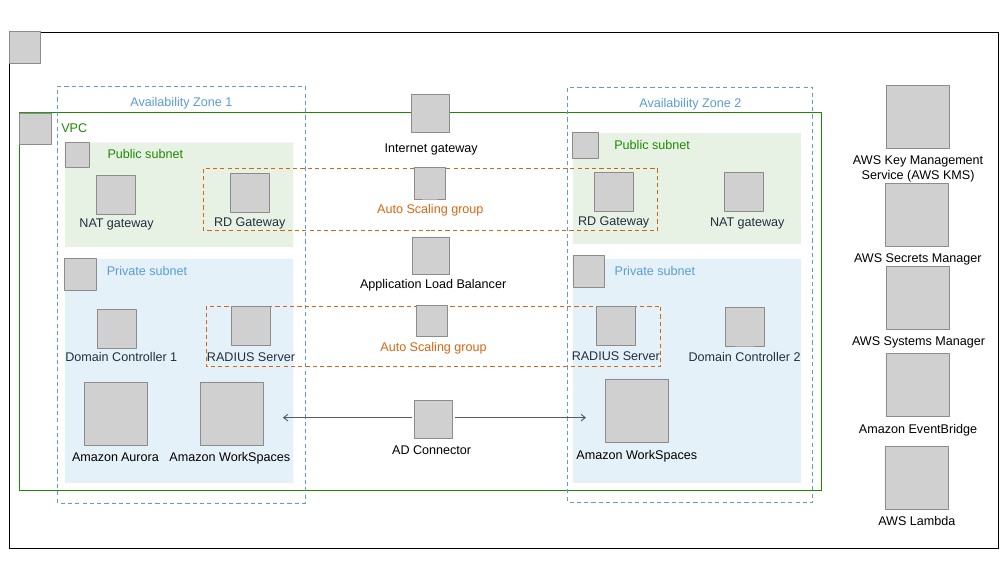
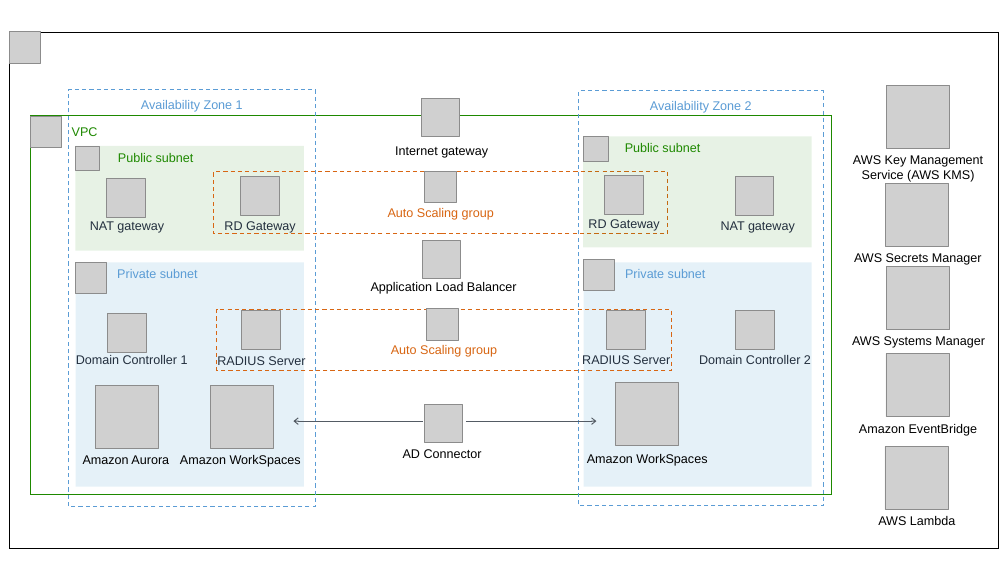
Before and after one commit to aws-quickstart/quickstart-freeradius-mfa-workspaces, a slide deck: slide 1 of docs/deployment_guide/images/Quick Start Ref. Arch.pptx. Drawn at 1008x567 pixels with LibreOffice and Linux fonts; fonts in the diff are those of the drawing; grey boxes stand for pictures. Boxes give left, top, right and bottom in pixels: in the first picture for what was removed or moved away, otherwise in the second. Text is boxed around its words. In the diff, an @@ line names an element or a change of style, - is before the commit and + after.

```diff
--- a/docs/deployment_guide/images/Quick Start Ref. Arch.pptx
+++ b/docs/deployment_guide/images/Quick Start Ref. Arch.pptx
@@ 21 pictures, 14 texts, 9 rectangles, 2 arrows: place and size @@
-21 pictures, 14 texts, 9 rectangles, 2 arrows at [20, 86, 821, 503]
+21 pictures, 14 texts, 9 rectangles, 2 arrows at [30, 90, 832, 507]
```
Also in this commit, not shown: 1 other slide changed, 1 other file.
